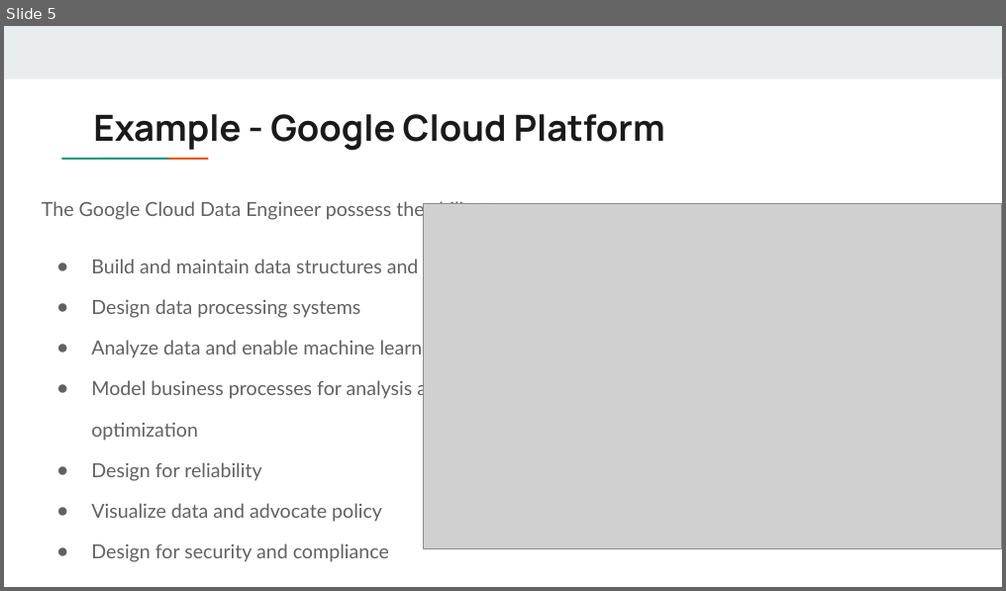
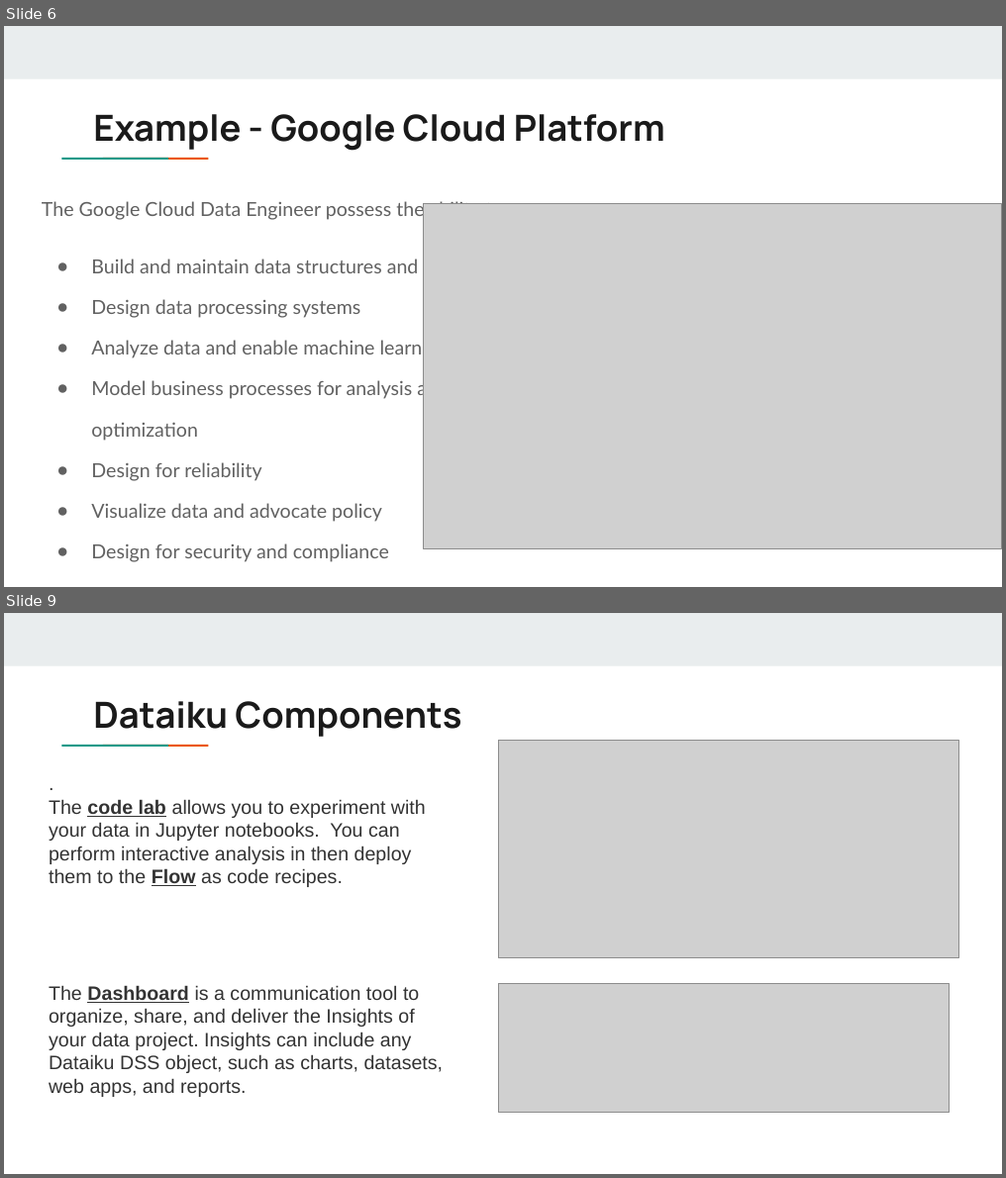
Before and after one commit to jbergmann56/ODSA-PythonAdvModels, a slide deck: Class Lectures/Data Engineering using Python & Dataiku (7).pptx. Shown one above the other, each under a label of ours: slide 5 before the commit, slides 6 and 9 after it; the slides between them are not shown. The pictures are 1006x591 and 1006x1178 pixels, drawn with LibreOffice and Linux fonts; fonts in the diff are those of the drawing; grey boxes stand for pictures. Boxes give left, top, right and bottom in pixels: in the first picture for what was removed or moved away, otherwise in the second. Text is boxed around its words. In the diff, an @@ line names an element or a change of style, - is before the commit and + after.

```diff
--- a/Class Lectures/Data Engineering using Python & Dataiku (7).pptx
+++ b/Class Lectures/Data Engineering using Python & Dataiku (7).pptx
@@ slide 9 added at box(4, 613, 1002, 1174), background #FFFFFF; not listed: 3 template elements that a slide beside it also shows @@
@@ title added at box(93, 701, 461, 737), 26 pt, text #1A1A1A, bold @@
+Dataiku Components
@@ picture added at box(498, 741, 959, 959) @@
@@ text added at box(49, 799, 444, 1097), 14 pt, text #333333 @@
+.
+The code lab allows you to experiment with your data in Jupyter notebooks. You can perform interactive analysis in then deploy them to the Flow as code recipes.
+The Dashboard is a communication tool to organize, share, and deliver the Insights of your data project. Insights can include any Dataiku DSS object, such as charts, datasets, web apps, and reports.
@@ picture added at box(498, 983, 949, 1112) @@
@@ what was slide 5 is now slide 6 @@
```
Also in this commit, not shown: 2 slides changed, 3 other slides added.
